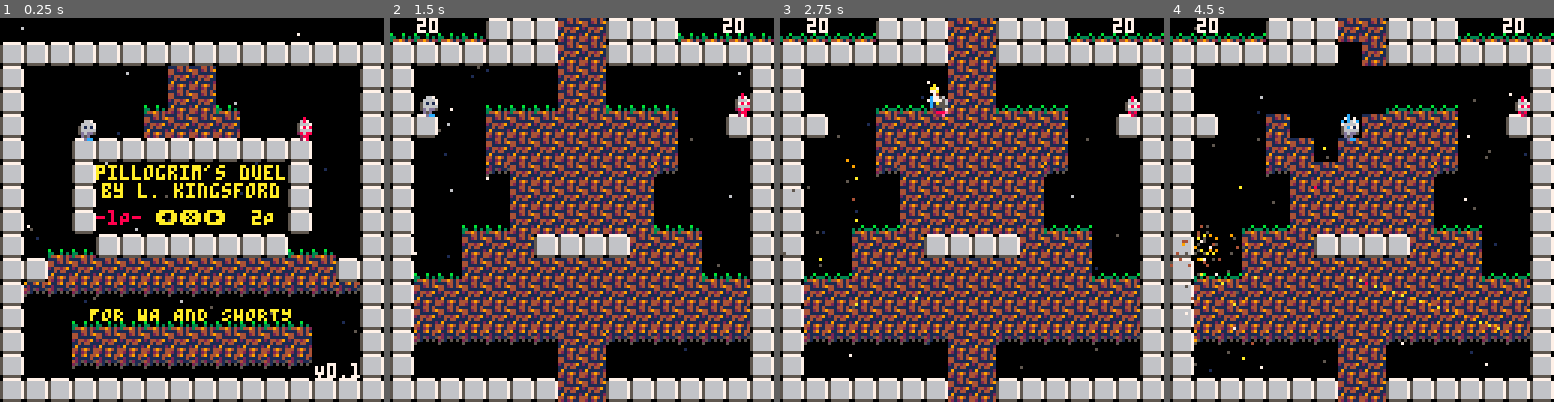
Above: before the commit, frames 1-4 (left to right).
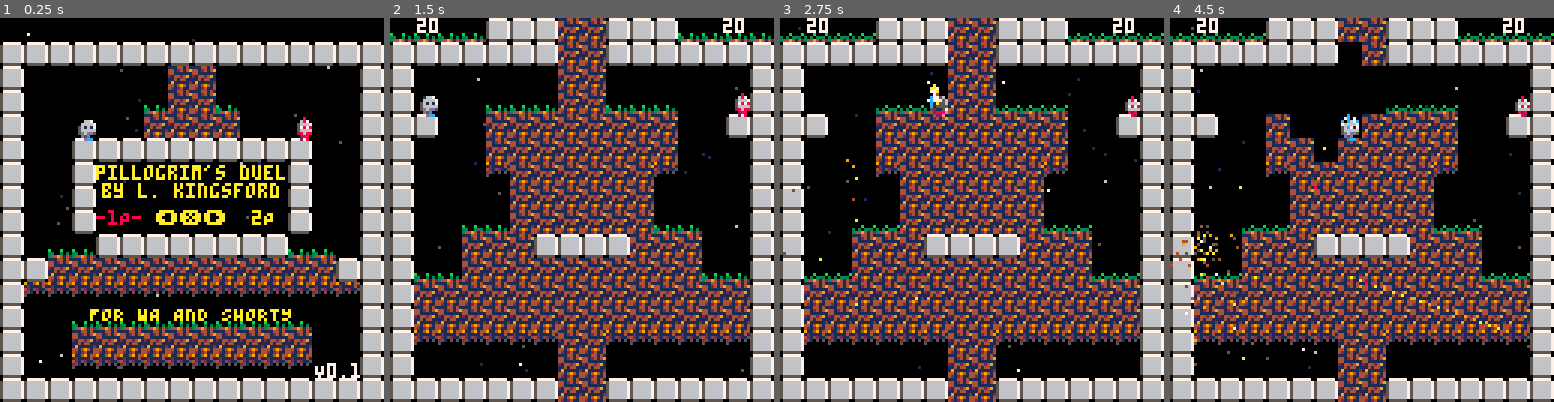
Above: after the commit, the same moments.

Repository: lkingsford/pico8-projects
Game: PICO-8 cartridge plat1.p8
The game is run twice, just before and just after one commit, with the same random seed, the same clock (stepped at 60 frames per second) and the same inputs.
Inputs:
- Up to frame 1 (0.25 s): no input
- Up to frame 2 (1.5 s): tap X (X key) at 0.33, 1.07 s; tap O (Z key) at 0.7 s
- Up to frame 3 (2.75 s): hold Right 1.6-2.1 s; tap O (Z key) at 1.7, 2.1, 2.5 s; tap X (X key) at 1.85 s; hold Up 2.15-2.42 s; hold Right from 2.47 s (still down)
- Up to frame 4 (4.5 s): tap O (Z key) every 0.4 s from 2.9 to 4.1 s; tap X (X key) at 2.97, 4.08 s; release Right at 3.03 s; hold Left 3.08-3.58 s; hold Down 3.63-3.97 s; hold Right from 4.02 s (still down)

The runs differ from the first frame. In frame 1, 0.3% of the frame differs, in the area x 5-93%, y 2-92%; in frame 2, 0.2%; in frame 3, 0.2%; in frame 4, 0.3%.

Commit message:
Use basic part for back

Diff:
--- a/plat1.p8
+++ b/plat1.p8
@@ -86,26 +86,15 @@
 	cls()
 	camera()
 	clock_32 = (clock_32 + 1) % 32
-	update_part()
 	update_shake()
-	draw_back()
+	draw_parts(back_parts)
 	draw_map()
 	draw_actors()
-	draw_fore_parts()
+	draw_parts(fore_parts)
 	camera()
 	draw_round()
 	if round_ended then
 		center_print(round_end_text,64,64,round_end_color)
-	end
-end
-
-function draw_back()
-	if flash then
-		rectfill(0,0,127,127,1)
-		flash = false
-	end
-	for p in all(back_part) do
-		pset(p.x, p.y, p.c)
 	end
 end
 
@@ -163,15 +152,22 @@
 	map()
 end
 
-function draw_fore_parts()
-	for p in all(fore_parts) do
+function draw_parts(part_list)
+	for p in all(part_list) do
 		p.update(p)
 		p.draw(p)
-		if p.x > 128 or p.y > 128 or p.x < 0 or p.y < 0 or p.t < 0 then del(fore_parts, p) end
-	end
-end
-
-function basic_part(x,y,t,c,dx,dy,gravity)
+		if p.x > 128 or p.y > 128 or p.x < 0 or p.y < 0 or p.t < 0 then
+			if p.wrap then
+				p.x = p.x % 128
+				p.y = p.y % 128
+			else
+				del(fore_parts, p)
+			end
+		end
+	end
+end
+
+function basic_part(x,y,t,c,dx,dy,gravity,wrap)
 	local p = {}
 	p.draw = draw_basic_part
 	p.update = update_basic_part
@@ -181,6 +177,7 @@
 	p.c = c
 	p.dx = dx or rnd(2)-1
 	p.dy = dy or rnd(2)-1
+	p.wrap = wrap
 	if gravity == nil then p.gravity = true else p.gravity = gravity end
 	return p
 end
@@ -202,20 +199,6 @@
 	if p.gravity then
 		p.dy += 0.1
 		p.dy = min(p.dy,3)
-	end
-end
-
-function update_part()
-	-- Actually done during draw
-	for p in all(back_part) do
-		p.x += p.dx
-		p.dy += 0.005 --grav
-		p.dy = min(p.dy,1)
-		p.y += p.dy
-		if max(p.x,p.y) > 128 then
-			del(back_part,p)
-			add(back_part,new_back_part(0))
-		end
 	end
 end
 
@@ -555,20 +538,18 @@
 		s.time -= 1
 		if s.time <= 0 then
 			del(spawns, s)
+			local a
 			if not to_spawn then
-				local a = new_actor(68, crate_logic)
-				a.x = s.loc.x * 8
-				a.y = s.loc.y * 8
+				a = new_actor(68, crate_logic)
 				a.exploded = crate_exploded
 				a.action = crate_action
-				add(actors, a)
 			else
-				local a = to_spawn()
-				a.x = s.loc.x * 8
-				a.y = s.loc.y * 8
-				add(actors, a)
+				a = to_spawn()
 				to_spawn = nil
 			end
+			a.x = s.loc.x * 8
+			a.y = s.loc.y * 8
+			add(actors, a)
 		end
 		if flr(s.time) == 15 then
 			sfx(8)
@@ -587,52 +568,48 @@
 end
 
 function init_back()
-	back_part={}
+	back_parts={}
 	for i = 0,50 do
-		add(back_part,new_back_part())
+		add(back_parts, new_back_part())
 	end
 end
 
 function new_back_part(x)
- x = x or rnd(128)
-	return part(x,rnd(128),rnd(2), rnd(.05)-.025, rnd({1,1,1,1,5,5,5,5,6,6,7}))
-end
-
-function part(x,y,dx,dy,c)
-	local p = {}
-	p.x=x
-	p.y=y
-	p.dx=dx
-	p.dy=dy
-	p.c=c
-	return p
+	return basic_part(
+			x or rnd(128),--x
+			rnd(128),--y
+			nil,
+			rnd({1,1,1,1,5,5,5,5,6,6,7}),--c
+			rnd(1),--dx
+			rnd(.25)-.025,--dy
+			false,--gravity
+			true--wrap
+		)
 end
 
 function new_actor(sprite, logic, draw_logic)
-	logic = logic or none
-	draw_logic = draw_logic or none
-	local a = {}
-	a.sprite = sprite
-	a.sprite_0 = sprite
-	a.logic = logic
-	a.draw_logic = draw_logic
-	a.collide = none
-	a.x = 0
-	a.y = 0
-	a.dx = 0
-	a.dy = 0
-	a.extra_hit_dx = 0
-	a.extra_hit_dy = 0
-	a.knocked = -1 -- -1 means never knocked out
-	a.weight = 1
-	a.jumps = 0
-	a.gravity = true
-	a.hp = 0
-	a.exploded = exploded
-	a.explosion_damage = 10
-	a.hit_damage = 1
-	a.capture_time = -1
-	return a
+	return {
+		sprite = sprite,
+		sprite_0 = sprite,
+		logic = logic or none,
+		draw_logic = draw_logic or none,
+		collide = none,
+		x = 0,
+		y = 0,
+		dx = 0,
+		dy = 0,
+		extra_hit_dx = 0,
+		extra_hit_dy = 0,
+		knocked = -1, -- -1 means never knocked out
+		weight = 1,
+		jumps = 0,
+		gravity = true,
+		hp = 0,
+		exploded = exploded,
+		explosion_damage = 10,
+		hit_damage = 1,
+		capture_time = -1
+	}
 end
 
 function load_map(map_id)
